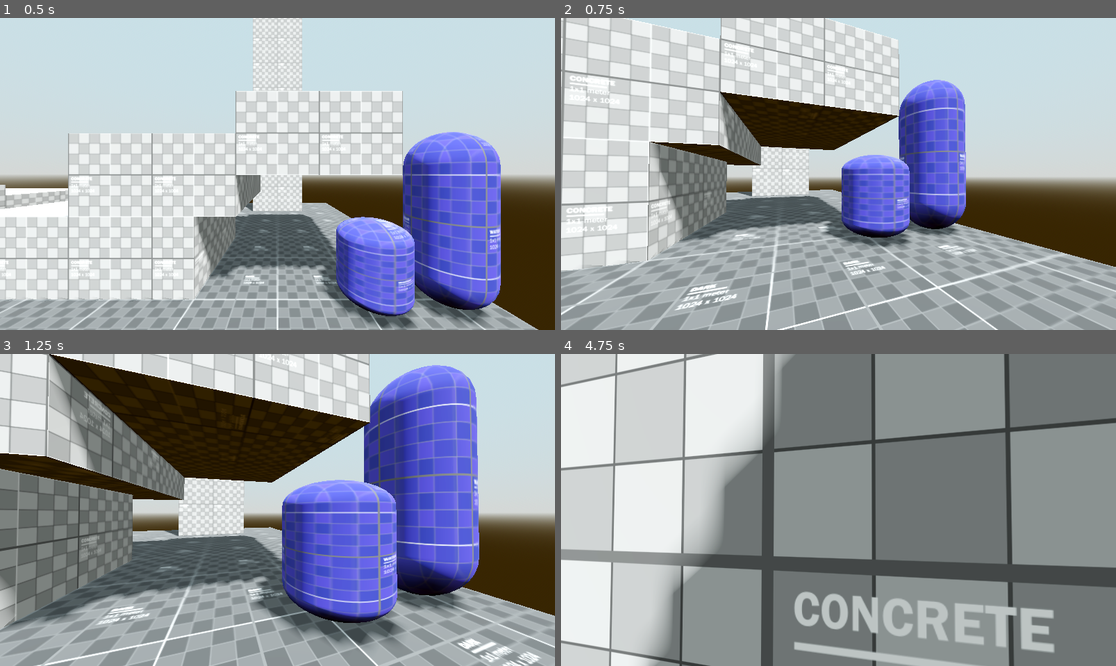
Above: before the commit, frames 1-4 (two rows, left to right).
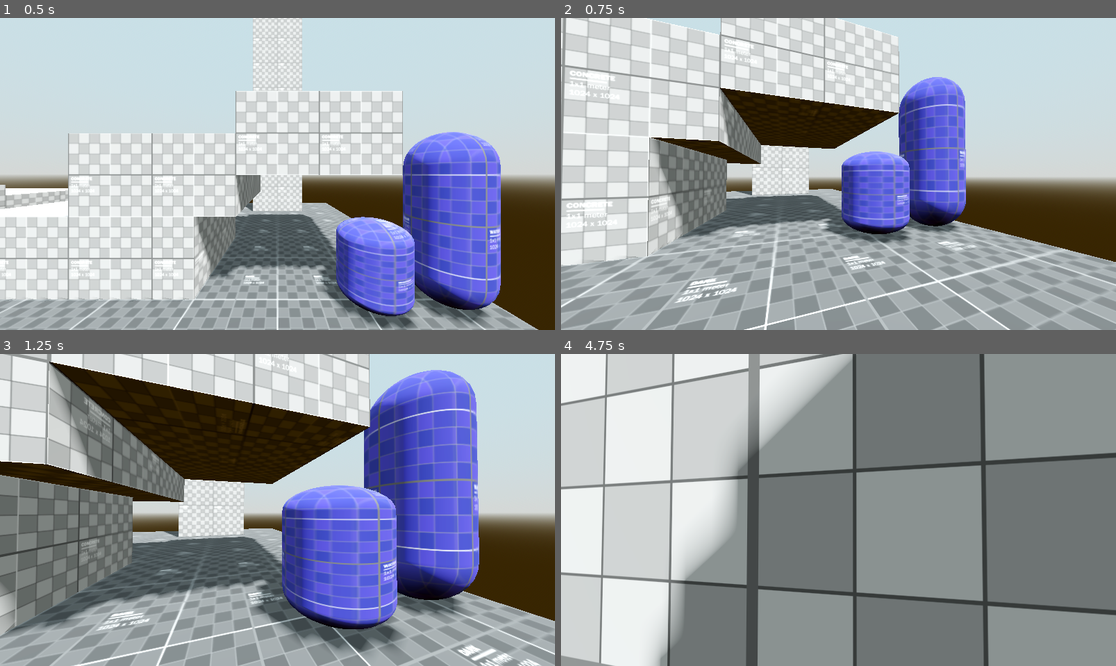
Above: after the commit, the same moments.

Repository: lithopsiouu/TRIMOLT
Game: Godot game, scene res://Scenes/Test/TestRoom04.tscn
Same seed, same stepped clock (60 frames per second), same inputs: the game is played once before the commit and once after it.
Inputs (mouse positions are in pixels of both pictures, inside the frame that each line leads up to):
- Up to frame 1 (0.5 s): no input
- Up to frame 2 (0.75 s): tap Enter (ui_accept) at 0.5 s; move the mouse to (866, 174) at 0.52 s; hold W (Forward) from 0.53 s (still down); hold Ctrl (Crouch) from 0.53 s (still down)
- Up to frame 3 (1.25 s): keep holding W (Forward); keep holding Ctrl (Crouch); tap Space (Jump) at 0.77, 0.8, 1.07 s
- Up to frame 4 (4.75 s): keep holding W (Forward); move the mouse to (810, 510) at 1.27 s; release Ctrl (Crouch) at 1.28 s; tap Space (Jump) at 1.35, 1.52, 1.82, 2.3, 3.02, 3.32, 3.77, 3.8, 4.07, 4.52 s; tap Ctrl (Crouch) at 1.55, 3.05, 4.55 s; move the mouse to (849, 503) at 2.02 s; hold Ctrl (Crouch) 2.03-2.78 s; move the mouse to (832, 516) at 2.77 s; tap Shift (Sprint) at 2.85 s; move the mouse to (877, 513) at 3.52 s; hold Mouse wheel down (scroll_down) 3.53-4.28 s; move the mouse to (794, 506) at 4.27 s; tap Mouse wheel up (scroll_up) at 4.35 s

Frame 1 is identical in both runs. In frame 2, 26% of the frame differs, in the area x 0-100%, y 0-100%; in frame 3, 27%; in frame 4, 79%.

Commit message:
movement statemachine finish
All movement actions including:
Idle, crouching, crouchWalking, walking, running, jumping, falling, airMoving, edgeClimbing
Camera responsiveness improved:
Horizontal tilt following strafe movement
Vertical view bobbing

Diff:
--- a/Assets/Entities/Player/PlayerScripts/PlayerInput.gd
+++ b/Assets/Entities/Player/PlayerScripts/PlayerInput.gd
@@ -5,6 +5,7 @@
 var input_dir: Vector2
 var direction: Vector3
 
+# speeds tend to be pretty close to m/s
 var jumpVelocity: float = 7
 var crouchSpeed: float = 1.5
 var airSpeed: float = 2
--- a/Assets/Entities/Player/PlayerScripts/StateMachine/walking.gd
+++ b/Assets/Entities/Player/PlayerScripts/StateMachine/walking.gd
@@ -3,7 +3,12 @@
 @onready var body: Player = get_parent().get_parent()
 
 func update(delta:float) -> void:
-	if not body.is_on_floor() and body.input_dir != Vector2.ZERO:
+	if Input.is_action_pressed("Jump"):
+		if body.topSurfaceRay.is_colliding() and not body.collider.disabled:
+			state_machine.change_state("edgeclimbing")
+		else:
+			state_machine.change_state("jumping")
+	elif not body.is_on_floor() and body.input_dir != Vector2.ZERO:
 		state_machine.change_state("airmoving")
 
 	elif not body.is_on_floor():
@@ -15,12 +20,6 @@
 	elif body.input_dir == Vector2.ZERO:
 		state_machine.change_state("idle")
 
-	elif Input.is_action_pressed("Jump"):
-		if body.topSurfaceRay.is_colliding() and not body.collider.disabled:
-			state_machine.change_state("edgeclimbing")
-		else:
-			state_machine.change_state("jumping")
-
 	elif Input.is_action_pressed("Crouch"):
 		state_machine.change_state("crouchwalking")
 
--- /dev/null
+++ b/Assets/Entities/Player/PlayerScripts/camera_direct_mover.gd
@@ -0,0 +1,44 @@
+extends Camera3D
+
+@export var followTarget: Player
+@export var stateMachine: StateMachine
+@export var useVelRotation: bool = true
+@export var useViewBob: bool = true
+var timeMult: float = 8
+var posReduction: float = 4
+var targetRotScale: float = 1.2
+
+var time: float
+var bobFreq_v: float = 1
+var bobCRWalkFreq_v: float = 4
+var bobWalkFreq_v: float = 8
+var bobRunFreq_v: float = 14
+var bobMagnitude_v: float = 0.03
+var bobPhase := 0.0
+
+func _ready() -> void:
+	bobFreq_v = bobWalkFreq_v
+
+# Called every frame. 'delta' is the elapsed time since the previous frame.
+func _process(delta: float) -> void:
+	time += delta
+	if useVelRotation:
+		rotation_degrees.z = rotate_toward(rotation_degrees.z, -followTarget.input_dir.normalized().x * targetRotScale, delta * timeMult)
+	if useViewBob:
+		if stateMachine:
+			if stateMachine.currentState == stateMachine.states.get("edgeclimbing"):
+				print("yea")
+				time = 0
+			elif stateMachine.currentState == stateMachine.states.get("running"):
+				bobPhase += delta * bobRunFreq_v
+				position.y = _set_sine()
+			elif stateMachine.currentState == stateMachine.states.get("crouchwalking"):
+				bobPhase += delta * bobCRWalkFreq_v
+				position.y = _set_sine()
+			else:
+				bobPhase += delta * bobWalkFreq_v
+				position.y = _set_sine()
+
+func _set_sine():
+	var targetVel_xy: Vector2 = Vector2(followTarget.velocity.x,followTarget.velocity.z)
+	return sin(bobPhase) * bobMagnitude_v * targetVel_xy.length()
--- a/Assets/Entities/Player/PlayerScripts/first_person_cam_controller.gd
+++ b/Assets/Entities/Player/PlayerScripts/first_person_cam_controller.gd
@@ -38,9 +38,10 @@
 
 # sets parent position and rotation to match target
 func _process(delta: float) -> void:
-	global_position = camTarget.global_position
+	global_position.x = camTarget.global_position.x
+	global_position.z = camTarget.global_position.z
 	if not useCamTargetChild:
-		global_position.y = camTarget.global_position.y + (camTarget.scale.y * 1.5)
+		global_position.y = camTarget.global_position.y
 	else:
 		global_position.y = camTarget.global_position.y
 	global_rotation.y = camTarget.global_rotation.y
--- a/Assets/Entities/Player/player.tscn
+++ b/Assets/Entities/Player/player.tscn
@@ -14,6 +14,7 @@
 [ext_resource type="Script" path="res://Assets/Entities/Player/PlayerScripts/StateMachine/running.gd" id="8_snwjh"]
 [ext_resource type="Script" path="res://Assets/Entities/Player/PlayerScripts/StateMachine/crouching.gd" id="9_ire8h"]
 [ext_resource type="Script" path="res://Assets/Entities/Player/PlayerScripts/StateMachine/edge_climbing.gd" id="11_gfjae"]
+[ext_resource type="Script" path="res://Assets/Entities/Player/PlayerScripts/camera_direct_mover.gd" id="15_8dg15"]
 
 [sub_resource type="CapsuleShape3D" id="CapsuleShape3D_iwxlf"]
 radius = 0.4
@@ -84,35 +85,35 @@
 [node name="CameraTarget" type="Node3D" parent="CharacterBody3D"]
 transform = Transform3D(1, 0, 0, 0, 1, 0, 0, 0, 1, 0, 1.5, 0)
 
-[node name="StateMachine" type="Node" parent="CharacterBody3D" node_paths=PackedStringArray("initial_state")]
+[node name="MovementStateMachine" type="Node" parent="CharacterBody3D" node_paths=PackedStringArray("initial_state")]
 script = ExtResource("6_cekmq")
 initial_state = NodePath("Idle")
 
-[node name="Idle" type="Node" parent="CharacterBody3D/StateMachine"]
+[node name="Idle" type="Node" parent="CharacterBody3D/MovementStateMachine"]
 script = ExtResource("7_cdvjx")
 
-[node name="Crouching" type="Node" parent="CharacterBody3D/StateMachine"]
+[node name="Crouching" type="Node" parent="CharacterBody3D/MovementStateMachine"]
 script = ExtResource("9_ire8h")
 
-[node name="CrouchWalking" type="Node" parent="CharacterBody3D/StateMachine"]
+[node name="CrouchWalking" type="Node" parent="CharacterBody3D/MovementStateMachine"]
 script = ExtResource("7_14u47")
 
-[node name="Walking" type="Node" parent="CharacterBody3D/StateMachine"]
+[node name="Walking" type="Node" parent="CharacterBody3D/MovementStateMachine"]
 script = ExtResource("8_8g5c5")
 
-[node name="Running" type="Node" parent="CharacterBody3D/StateMachine"]
+[node name="Running" type="Node" parent="CharacterBody3D/MovementStateMachine"]
 script = ExtResource("8_snwjh")
 
-[node name="Jumping" type="Node" parent="CharacterBody3D/StateMachine"]
+[node name="Jumping" type="Node" parent="CharacterBody3D/MovementStateMachine"]
 script = ExtResource("7_huspx")
 
-[node name="Falling" type="Node" parent="CharacterBody3D/StateMachine"]
+[node name="Falling" type="Node" parent="CharacterBody3D/MovementStateMachine"]
 script = ExtResource("8_16ehj")
 
-[node name="AirMoving" type="Node" parent="CharacterBody3D/StateMachine"]
+[node name="AirMoving" type="Node" parent="CharacterBody3D/MovementStateMachine"]
 script = ExtResource("8_3024l")
 
-[node name="EdgeClimbing" type="Node" parent="CharacterBody3D/StateMachine"]
+[node name="EdgeClimbing" type="Node" parent="CharacterBody3D/MovementStateMachine"]
 script = ExtResource("11_gfjae")
 
 [node name="CameraContainer" type="Node3D" parent="." node_paths=PackedStringArray("camTarget")]
@@ -122,7 +123,10 @@
 camTarget = NodePath("../CharacterBody3D/CameraTarget")
 useCamTargetChild = true
 
-[node name="Camera3D" type="Camera3D" parent="CameraContainer"]
+[node name="Camera3D" type="Camera3D" parent="CameraContainer" node_paths=PackedStringArray("followTarget", "stateMachine")]
 fov = 86.0
+script = ExtResource("15_8dg15")
+followTarget = NodePath("../../CharacterBody3D")
+stateMachine = NodePath("../../CharacterBody3D/MovementStateMachine")
 
-[connection signal="edge_climb_done" from="CharacterBody3D" to="CharacterBody3D/StateMachine/EdgeClimbing" method="_on_body_edge_climb_done"]
+[connection signal="edge_climb_done" from="CharacterBody3D" to="CharacterBody3D/MovementStateMachine/EdgeClimbing" method="_on_body_edge_climb_done"]
--- a/Assets/Entities/Thought/thought.tscn
+++ b/Assets/Entities/Thought/thought.tscn
@@ -53,100 +53,100 @@
 script = ExtResource("2_j031h")
 
 [node name="Skeleton3D" parent="RIG-rig" index="0"]
-bones/1/position = Vector3(0.0201651, 0.0736515, 0.969214)
-bones/1/rotation = Quaternion(0.805122, -0.0664666, 0.00751045, 0.589325)
-bones/2/rotation = Quaternion(-0.0788387, -0.00167229, -0.0258823, 0.99655)
-bones/3/position = Vector3(1.70932e-09, 0.136487, 4.92228e-09)
-bones/3/rotation = Quaternion(-0.171426, 0.000491627, -0.0660603, 0.98298)
-bones/4/position = Vector3(-7.31117e-09, 0.172196, 1.06118e-08)
-bones/4/rotation = Quaternion(-0.035083, -0.0700064, -0.0476713, 0.995789)
+bones/1/position = Vector3(0.0142989, 0.0714712, 0.975968)
+bones/1/rotation = Quaternion(0.801278, -0.0947536, 0.00341777, 0.590732)
+bones/2/rotation = Quaternion(-0.0710337, -0.00176411, -0.0273034, 0.997099)
+bones/3/position = Vector3(9.93627e-12, 0.137313, 6.38967e-09)
+bones/3/rotation = Quaternion(-0.157931, 0.0230996, -0.0604364, 0.985328)
+bones/4/position = Vector3(1.46141e-08, 0.172114, 1.88486e-08)
+bones/4/rotation = Quaternion(-0.0431483, -0.0547204, -0.0658841, 0.995391)
 bones/5/rotation = Quaternion(0.717647, 0.517016, 0.37833, 0.273027)
 bones/6/rotation = Quaternion(0.642737, -0.362418, -0.54836, 0.393503)
-bones/7/rotation = Quaternion(0.205271, 0.0654261, 0.0744122, 0.973677)
-bones/8/rotation = Quaternion(-0.216132, -0.0030352, -0.00364016, 0.976353)
-bones/9/rotation = Quaternion(-0.338921, 0.0738322, -0.0818315, 0.934337)
-bones/10/rotation = Quaternion(-0.691566, -0.210858, -0.171628, 0.669193)
-bones/11/rotation = Quaternion(-0.301687, 0.766587, -0.454134, 0.339252)
+bones/7/rotation = Quaternion(0.188525, 0.0449264, 0.0837559, 0.977458)
+bones/8/rotation = Quaternion(-0.216038, 0.0136511, -0.00733314, 0.976262)
+bones/9/rotation = Quaternion(-0.400148, 0.096164, -0.0882205, 0.907111)
+bones/10/rotation = Quaternion(-0.707736, -0.1726, -0.0958511, 0.67833)
+bones/11/rotation = Quaternion(-0.283284, 0.776363, -0.438361, 0.353341)
 bones/12/position = Vector3(-2.79397e-08, 0.16209, -2.23517e-08)
-bones/12/rotation = Quaternion(-3.82567e-08, -0.102229, 4.92362e-08, 0.994761)
+bones/12/rotation = Quaternion(-1.66473e-08, -0.105222, 4.37904e-08, 0.994449)
 bones/13/position = Vector3(-1.30386e-08, 0.16209, -5.54671e-08)
-bones/13/rotation = Quaternion(0.290837, -0.102265, 0.0312006, 0.95078)
+bones/13/rotation = Quaternion(0.235565, -0.105796, 0.0257349, 0.96574)
 bones/14/position = Vector3(-9.31324e-09, 0.130125, -2.98024e-08)
-bones/14/rotation = Quaternion(1.85904e-07, 0.0467563, 5.16039e-08, 0.998906)
+bones/14/rotation = Quaternion(8.09173e-08, 0.0526978, 1.50772e-07, 0.998611)
 bones/15/position = Vector3(4.27164e-08, 0.130125, -2.57379e-08)
-bones/15/rotation = Quaternion(-0.152621, 0.0435137, -0.11458, 0.980655)
-bones/17/rotation = Quaternion(0.00500513, 0.111756, -0.0373945, 0.993019)
-bones/18/rotation = Quaternion(0.109151, -0.000270919, 0.0057058, 0.994009)
-bones/19/rotation = Quaternion(0.148064, -0.00023512, -0.0126868, 0.988896)
+bones/15/rotation = Quaternion(-0.20711, 0.0495034, -0.163635, 0.963265)
+bones/17/rotation = Quaternion(0.0253679, 0.118192, -0.0823047, 0.989249)
+bones/18/rotation = Quaternion(0.0389115, -0.00804895, 0.0059601, 0.999192)
+bones/19/rotation = Quaternion(0.0780967, 0.000658478, -0.0126718, 0.996865)
 bones/20/rotation = Quaternion(-0.181965, 0.750338, 0.433234, 0.464962)
 bones/21/rotation = Quaternion(0.332021, -0.0558484, 0.0305689, 0.941121)
 bones/22/rotation = Quaternion(0.196989, -0.00442131, -0.0280445, 0.979995)
 bones/23/rotation = Quaternion(-0.0101753, 0.583626, 0.043728, 0.810781)
-bones/24/rotation = Quaternion(0.0475393, 0.0697491, -0.00523189, 0.996417)
-bones/25/rotation = Quaternion(0.150367, -0.00023653, 0.00265135, 0.988627)
-bones/26/rotation = Quaternion(0.0918784, -0.000131449, -0.00642348, 0.99575)
+bones/24/rotation = Quaternion(0.069483, 0.0788744, -0.0489631, 0.993254)
+bones/25/rotation = Quaternion(0.0804235, -0.0078359, 0.00322645, 0.996725)
+bones/26/rotation = Quaternion(0.021614, 0.000320727, -0.00641666, 0.999746)
 bones/27/rotation = Quaternion(-0.0653118, 0.528616, -0.0221516, 0.846055)
-bones/28/rotation = Quaternion(0.114064, 0.0826368, 0.0406857, 0.989194)
-bones/29/rotation = Quaternion(0.107806, 0.000163161, -0.00354778, 0.994166)
-bones/30/rotation = Quaternion(0.191234, -0.000112482, 0.00952287, 0.981498)
+bones/28/rotation = Quaternion(0.13486, 0.0956685, -0.00262912, 0.986232)
+bones/29/rotation = Quaternion(0.0376261, -0.00701991, -0.00324799, 0.999262)
+bones/30/rotation = Quaternion(0.12172, -0.000782057, 0.00949132, 0.992519)
 bones/31/rotation = Quaternion(-0.0917187, 0.493237, -0.111791, 0.857792)
-bones/32/rotation = Quaternion(0.183047, 0.0463215, 0.0580412, 0.980295)
-bones/33/rotation = Quaternion(0.0772874, 6.40672e-05, -0.00418101, 0.997)
-bones/34/rotation = Quaternion(0.117936, 0.000140367, 0.010433, 0.992966)
-bones/35/rotation = Quaternion(-0.638015, 0.219007, 0.237076, 0.699119)
-bones/36/rotation = Quaternion(0.303602, 0.735077, -0.515796, -0.3185)
+bones/32/rotation = Quaternion(0.20495, 0.0626987, 0.0164985, 0.976623)
+bones/33/rotation = Quaternion(0.0069894, -0.00707912, -0.00411469, 0.999942)
+bones/34/rotation = Quaternion(0.0477574, -0.000594167, 0.0104174, 0.998805)
+bones/35/rotation = Quaternion(-0.63291, 0.235382, 0.224708, 0.702515)
+bones/36/rotation = Quaternion(0.297587, 0.725339, -0.534922, -0.314934)
 bones/37/position = Vector3(2.42144e-08, 0.16209, -1.11759e-08)
-bones/37/rotation = Quaternion(-3.28145e-08, -0.0388428, -1.50437e-08, 0.999245)
+bones/37/rotation = Quaternion(-7.3831e-10, -0.0318702, -7.75764e-08, 0.999492)
 bones/38/position = Vector3(5.40167e-08, 0.16209, 1.51311e-08)
-bones/38/rotation = Quaternion(0.232368, -0.0389042, 0.00930247, 0.971805)
+bones/38/rotation = Quaternion(0.33636, -0.0317222, 0.0113341, 0.941131)
 bones/39/position = Vector3(1.86265e-08, 0.130125, 1.49012e-08)
-bones/39/rotation = Quaternion(5.35672e-08, 0.0212411, -5.97773e-08, 0.999774)
+bones/39/rotation = Quaternion(1.26849e-07, 0.0134492, -1.24677e-07, 0.99991)
 bones/40/position = Vector3(3.59352e-08, 0.130125, -2.94071e-08)
-bones/40/rotation = Quaternion(-0.193932, 0.0256608, 0.034469, 0.980073)
+bones/40/rotation = Quaternion(0.00511555, 0.0156966, 0.0239373, 0.999577)
 bones/42/position = Vector3(2.84094e-08, 0.069626, -1.44917e-08)
-bones/42/rotation = Quaternion(-0.0340937, -0.113141, 0.0329658, 0.992447)
-bones/43/rotation = Quaternion(0.165674, -5.50054e-05, -0.0057118, 0.986164)
-bones/44/rotation = Quaternion(0.204207, 0.000958137, 0.012653, 0.978845)
-bones/45/rotation = Quaternion(0.098408, 0.786329, 0.400795, -0.459746)
-bones/46/rotation = Quaternion(0.0388272, -0.0941859, -0.00660218, 0.994775)
-bones/47/rotation = Quaternion(-0.103166, -0.00411307, 0.0280915, 0.994259)
+bones/42/rotation = Quaternion(-0.132133, -0.115848, 0.0216084, 0.984202)
+bones/43/rotation = Quaternion(0.0292892, 0.000726493, -0.00566657, 0.999555)
+bones/44/rotation = Quaternion(0.0684858, -0.000780475, 0.0126647, 0.997571)
+bones/45/rotation = Quaternion(0.204507, 0.764232, 0.37796, -0.480908)
+bones/46/rotation = Quaternion(0.195591, -0.111364, 0.0118562, 0.97427)
+bones/47/rotation = Quaternion(0.0554971, 0.000384789, 0.0283887, 0.998055)
 bones/48/rotation = Quaternion(0.0020695, -0.623958, -0.0568299, 0.779386)
 bones/49/position = Vector3(5.06066e-08, 0.0681871, -3.95629e-08)
-bones/49/rotation = Quaternion(0.00827425, -0.0699009, 0.00248183, 0.997517)
-bones/50/rotation = Quaternion(0.206545, 8.48877e-05, -0.0026607, 0.978433)
-bones/51/rotation = Quaternion(0.148559, 0.000497777, 0.0064055, 0.988883)
+bones/49/rotation = Quaternion(-0.0904741, -0.0698034, -0.00444732, 0.99344)
+bones/50/rotation = Quaternion(0.0708337, 0.000447876, -0.00262411, 0.997485)
+bones/51/rotation = Quaternion(0.011963, -0.000382633, 0.00641342, 0.999908)
 bones/52/rotation = Quaternion(-0.0344114, -0.613441, 0.00253414, 0.788987)
 bones/53/position = Vector3(-9.70681e-09, 0.069794, -6.07755e-08)
-bones/53/rotation = Quaternion(0.0750319, -0.0809708, -0.0439076, 0.992918)
-bones/54/rotation = Quaternion(0.164346, 3.95121e-05, 0.00355125, 0.986396)
-bones/55/rotation = Quaternion(0.246916, -0.000431146, -0.00951374, 0.96899)
+bones/53/rotation = Quaternion(-0.023589, -0.0762285, -0.0517044, 0.995469)
+bones/54/rotation = Quaternion(0.027967, -0.000446451, 0.00352337, 0.999603)
+bones/55/rotation = Quaternion(0.112141, 0.000873549, -0.00948366, 0.993647)
 bones/56/rotation = Quaternion(-0.0305441, -0.621528, 0.0892339, 0.777694)
 bones/57/position = Vector3(-6.71425e-08, 0.0748023, -8.15603e-08)
-bones/57/rotation = Quaternion(0.144312, -0.0440004, -0.0598199, 0.986742)
-bones/58/rotation = Quaternion(0.134063, 0.000174602, 0.00417775, 0.990964)
-bones/59/rotation = Quaternion(0.174385, -0.000735425, -0.0104079, 0.984622)
-bones/60/rotation = Quaternion(0.969491, -0.0379407, 0.00525799, 0.242115)
-bones/61/position = Vector3(-4.25424e-09, 0.265485, 1.64642e-09)
+bones/57/rotation = Quaternion(0.0459621, -0.037865, -0.0638803, 0.996179)
+bones/58/rotation = Quaternion(-0.0026812, -0.000398202, 0.00416212, 0.999988)
+bones/59/rotation = Quaternion(0.0381293, 0.000694586, -0.0104105, 0.999218)
+bones/60/rotation = Quaternion(0.97504, -0.043294, 0.00599988, 0.217683)
+bones/61/position = Vector3(-2.61303e-09, 0.265712, 4.10781e-09)
 bones/61/rotation = Quaternion(6.5104e-09, 0.0368684, -1.19928e-09, 0.99932)
-bones/62/position = Vector3(5.95331e-09, 0.265485, 1.00931e-08)
-bones/62/rotation = Quaternion(0.194434, 0.0363664, -0.00721976, 0.980215)
-bones/63/position = Vector3(1.61291e-08, 0.223204, -5.52181e-10)
-bones/63/rotation = Quaternion(8.87132e-09, 0.053759, 1.05256e-08, 0.998554)
-bones/64/position = Vector3(1.6477e-08, 0.223204, 1.25573e-08)
-bones/64/rotation = Quaternion(-0.567774, 0.0538201, 0.0306351, 0.820851)
+bones/62/position = Vector3(1.33909e-09, 0.265712, 7.99551e-09)
+bones/62/rotation = Quaternion(0.153026, 0.0363225, -0.00563465, 0.987538)
+bones/63/position = Vector3(1.059e-08, 0.223433, -5.53882e-10)
+bones/63/rotation = Quaternion(-2.24215e-08, 0.0394346, -2.18164e-08, 0.999222)
+bones/64/position = Vector3(1.57809e-08, 0.223433, 1.63271e-08)
+bones/64/rotation = Quaternion(-0.554201, 0.0394832, 0.0354356, 0.830691)
 bones/65/position = Vector3(5.52185e-09, 0.118688, 4.24267e-10)
 bones/65/rotation = Quaternion(2.65676e-05, 0.962543, -0.27113, -7.30057e-06)
-bones/66/rotation = Quaternion(0.980742, -0.0255156, 0.00353587, 0.193601)
-bones/67/position = Vector3(6.36197e-09, 0.263743, -4.18781e-10)
-bones/67/rotation = Quaternion(1.18752e-08, -0.147064, 1.43392e-08, 0.989127)
-bones/68/position = Vector3(8.81897e-09, 0.263743, -2.23392e-08)
-bones/68/rotation = Quaternion(0.304803, -0.14741, 0.0478066, 0.939723)
-bones/69/position = Vector3(1.32951e-08, 0.22145, 5.24012e-08)
-bones/69/rotation = Quaternion(3.54903e-08, -0.068274, 2.24256e-08, 0.997667)
-bones/70/position = Vector3(2.14773e-09, 0.22145, 4.2175e-08)
-bones/70/rotation = Quaternion(-0.518147, -0.0682286, 0.0283845, 0.852093)
+bones/66/rotation = Quaternion(0.981649, -0.0470227, 0.00651637, 0.184692)
+bones/67/position = Vector3(6.37497e-09, 0.263971, -6.27267e-10)
+bones/67/rotation = Quaternion(7.22005e-09, -0.146025, 8.90066e-09, 0.989281)
+bones/68/position = Vector3(7.59468e-09, 0.263971, -1.73464e-08)
+bones/68/rotation = Quaternion(0.278709, -0.147721, 0.0434254, 0.947953)
+bones/69/position = Vector3(1.01741e-08, 0.221679, 4.15803e-08)
+bones/69/rotation = Quaternion(4.95537e-08, -0.0822603, 3.18849e-08, 0.996611)
+bones/70/position = Vector3(3.97251e-09, 0.221679, 3.87937e-08)
+bones/70/rotation = Quaternion(-0.537939, -0.0821949, 0.0257883, 0.838571)
 bones/71/position = Vector3(-2.38395e-09, 0.118675, 6.8792e-09)
-bones/71/rotation = Quaternion(2.14633e-05, 0.88289, -0.46958, -1.15707e-05)
+bones/71/rotation = Quaternion(2.77378e-05, 0.901359, -0.433073, -1.35431e-05)
 
 [node name="AnimationTree" type="AnimationTree" parent="." index="2"]
 root_motion_track = NodePath("RIG-rig/Skeleton3D:DEF-char_root")
Not shown: 1 places in Assets/Entities/Player/player.tscn that only renumber resources
